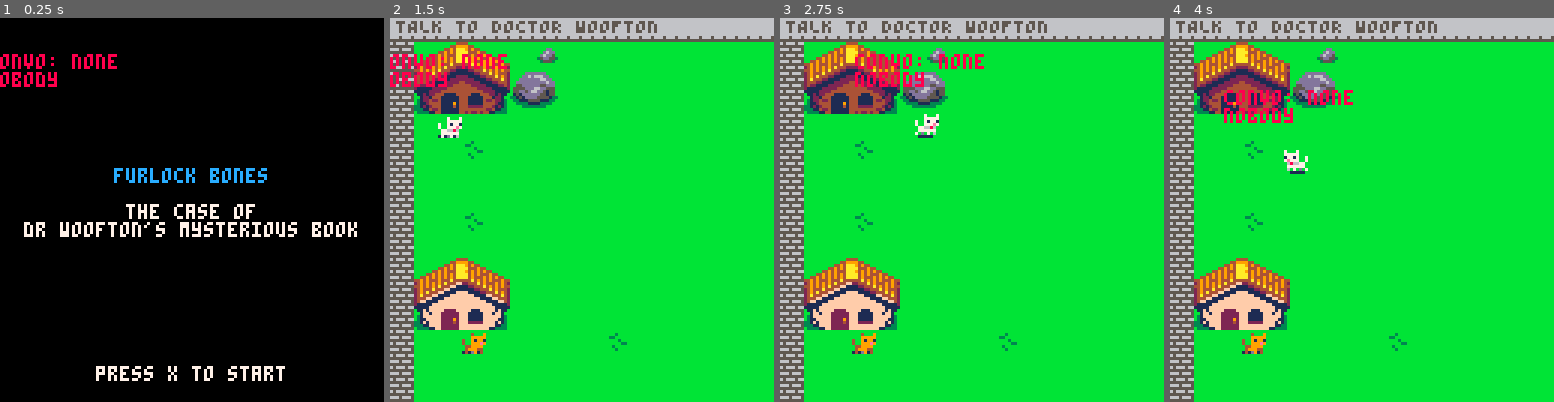
Above: before the commit, frames 1-4 (left to right).
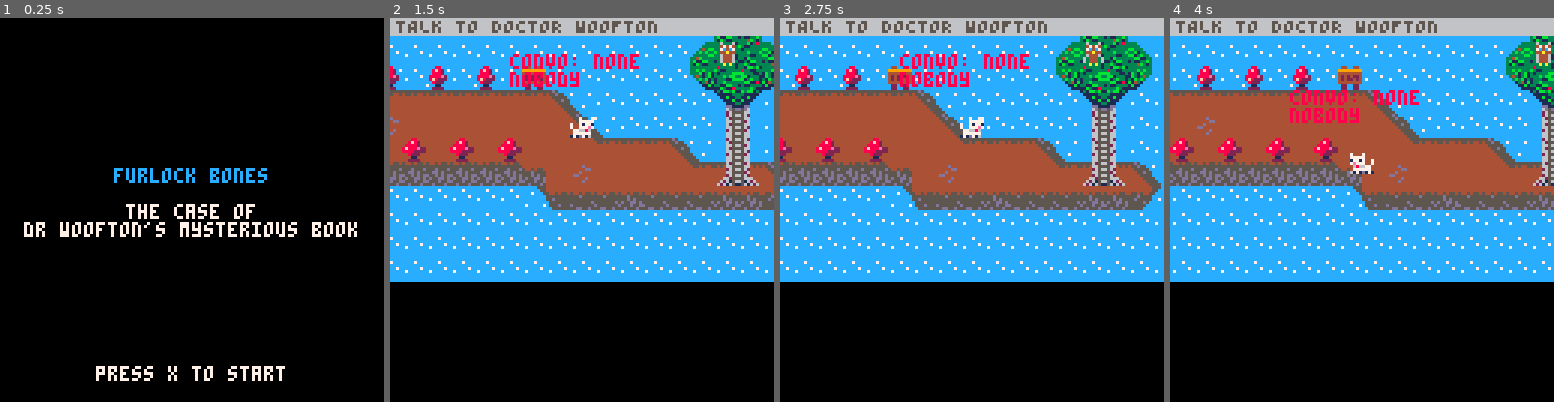
Above: after the commit, the same moments.

Repository: Mackeriah/FurlockBones-game
Game: PICO-8 cartridge furlock bones.p8
Two runs of this game, one before a commit and one after it. Both use one fixed random seed, a clock stepped at 60 frames per second and the inputs below.
Inputs:
- Up to frame 1 (0.25 s): no input
- Up to frame 2 (1.5 s): tap X (X key) at 0.33, 1.07 s; tap O (Z key) at 0.7 s
- Up to frame 3 (2.75 s): hold Right 1.6-2.1 s; tap O (Z key) at 1.7, 2.1, 2.5 s; tap X (X key) at 1.85 s; hold Up 2.15-2.42 s; hold Right from 2.47 s (still down)
- Up to frame 4 (4 s): tap O (Z key) at 2.9, 3.3, 3.7 s; tap X (X key) at 2.97 s; release Right at 3.03 s; hold Left 3.08-3.58 s; hold Down 3.63-3.97 s

The runs differ from the first frame. In frame 1, 0.8% of the frame differs, in the area x 0-31%, y 9-18%; in frame 2, 94%; in frame 3, 94%; in frame 4, 94%, in the area x 0-100%, y 4-100%.

Commit message:
door for Owl
- added door sprite which is shown when Owl goes to look for book(s)

Diff:
--- a/furlock bones.p8
+++ b/furlock bones.p8
@@ -193,6 +193,7 @@
 			new_conversation({"so woofton wants to know", "about foxes eh?", "let me see what i can find"})
 			if (btnp(❎)) then
 				conversation_state = "none"
+				showDoor = true
 			end
 
 	-- SIGNS
@@ -534,7 +535,7 @@
 --player functions
 function create_player()
 	player={}  --create empty table -- this means we're creating the player as an object!
-	player.x = 16 -- 40 = house, 432 = owl (map location x8 for exact pixel location)
+	player.x = 432 -- 16 = house, 432 = owl (map location x8 for exact pixel location)
 	player.y = 32
 	player.direction = 1
 	player.velocity_x = 0
@@ -823,7 +824,8 @@
 	owl.y = 8	-- 8 is treehouse
 	owl.sprite = 5
 	owl.time = 0
-	owl.wait = 1
+	owl.wait = 0.5
+	showDoor = false
 end
 
 function owl_collision(playerx,playery,charx,chary)
@@ -843,7 +845,8 @@
 
 function animate_owl()
 	-- eliza says owl should NOT move if you're talking to him
-	if player.x > 430 then
+	--if player.x > 430 then
+	if conversation_state != "start" or conversation_state != "none" then
 		if time() - owl.time > owl.wait then
 			owl.sprite += 1
 			owl.time = time()
@@ -887,7 +890,11 @@
 function draw_characters()
 	spr(player.sprite,player.x,player.y,1,1,player.direction==-1)
 	spr(woofton.sprite,woofton.x,woofton.y,1,1,woofton.direction==-1)
-	spr(owl.sprite,owl.x,owl.y,1,1,1)
+	if showDoor == false then
+		spr(owl.sprite,owl.x,owl.y,1,1,1)
+	else
+		spr(32,owl.x,owl.y,1,1,false, false) -- draw door sprite
+	end
 	spr(sign1.sprite,sign1.x,sign1.y,1,1,1)
 	spr(sign2.sprite,sign2.x,sign2.y,1,1,1)
 end
@@ -1190,7 +1197,7 @@
 
 
 __gff__
-0000000000000000000000000000010100010180800102000100000000000001010001010101010100000000010000000000000000000101000000000000000001010000010101010101010101010101010100000100010101010101010101010101000000000101010101010101010101010000000001010000000000000000
+0000000000000000000000000000010100010180800102000100000000000001000001010101010100000000010000000000000000000101000000000000000001010000010101010101010101010101010100000101010101010101010101010000000000000101010101010101010100000000000001010000000000000000
 0101000001000001010100000000000001010000010000010101000000000000010101010100000001010000000000000101010001010000010101000000000000000000000000000000000000000000000000000000000000000000000000000000000000000000000000000000000000000000000000000000000000000000
 __map__
 232323232323232323232323232323232323232323232323232323232323232323232323232323230f0f0f0f0f0f0f0f0f0f0f0f0f0f0f0f0f0f0f0f46470f0f0f0f0f00000000000000000000000000000000000000000000000000000000000000000000000000000000000000000000000000000000000000000000000000
Not shown, changed: 42 lines of the sprite sheet (__gfx__) section of furlock bones.p8
